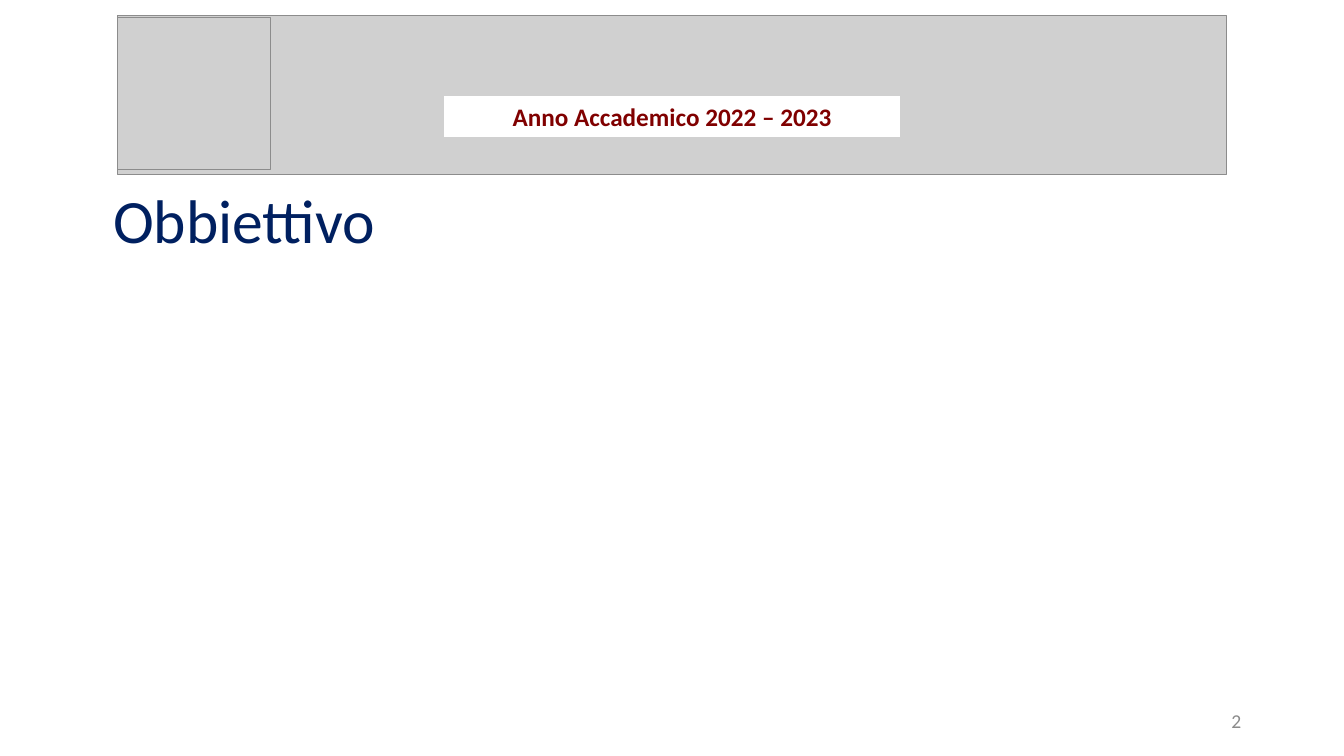
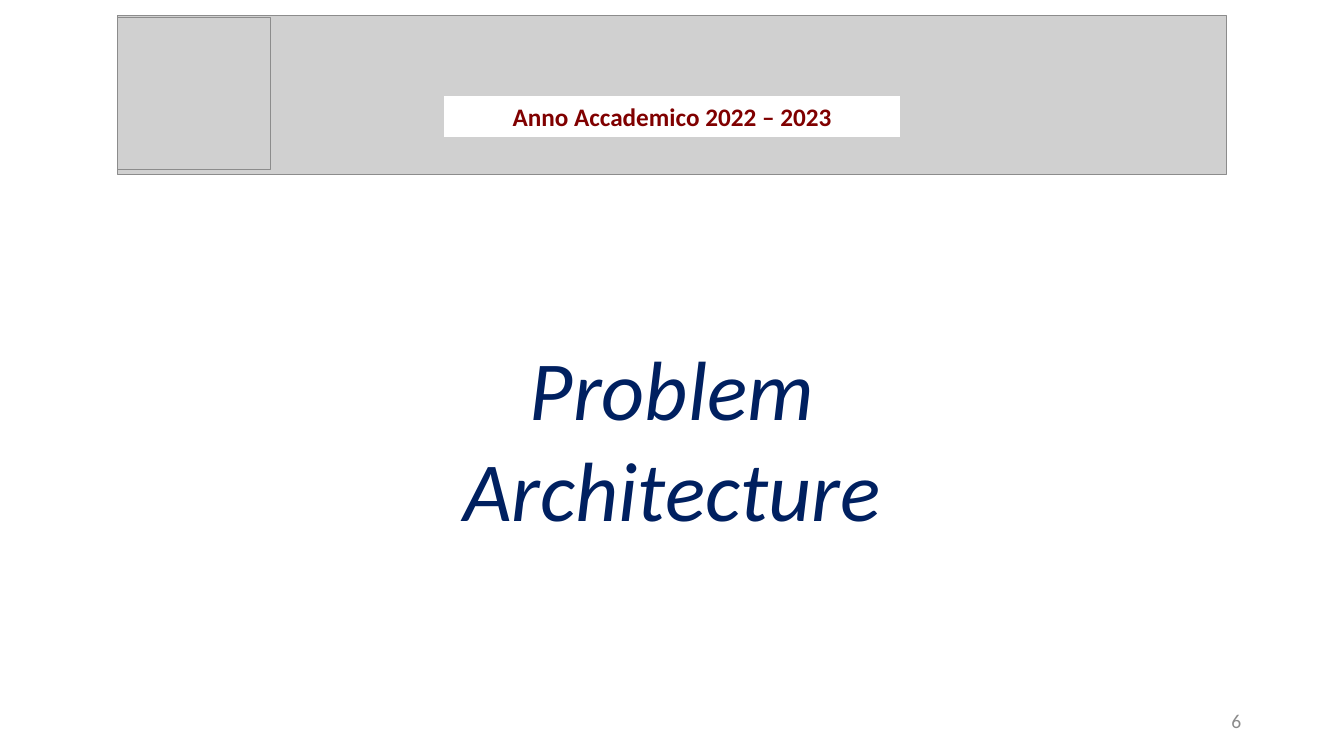
Before and after one commit to Wonderjack996/unimib-software-architecture, a slide deck: slide 6 of Progetto/Presentazione.pptx (slide 2 before the commit). Drawn at 1344x756 pixels with LibreOffice and Linux fonts; fonts in the diff are those of the drawing; grey boxes stand for pictures. Boxes give left, top, right and bottom in pixels: in the first picture for what was removed or moved away, otherwise in the second. Text is boxed around its words. In the diff, an @@ line names an element or a change of style, - is before the commit and + after.

```diff
--- a/Progetto/Presentazione.pptx
+++ b/Progetto/Presentazione.pptx
@@ text removed at box(113, 200, 375, 244) @@
-Obbiettivo
@@ text added at box(463, 361, 880, 522), 60 pt, text #002060, italic @@
+Problem
+Architecture
@@ page number at box(1231, 715, 1241, 728): text changed @@
-2
+6
```
Also in this commit, not shown: 5 other slides changed, 4 slides added, 1 slide removed, 17 other files.
